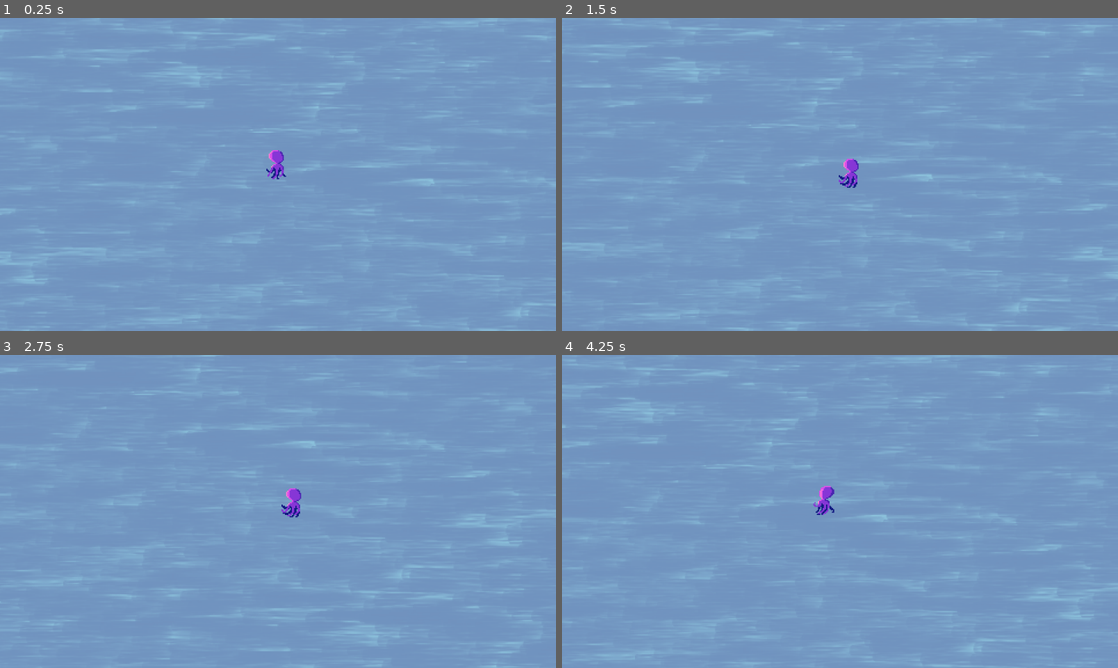
Above: before the commit, frames 1-4 (two rows, left to right).
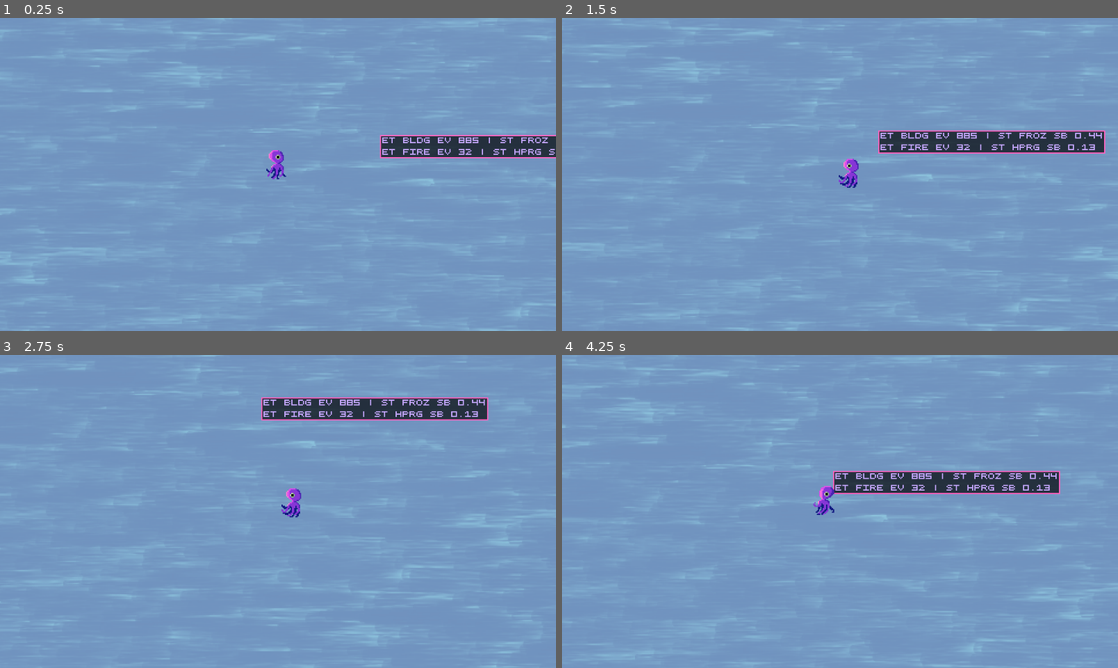
Above: after the commit, the same moments.

Repository: Igonorant/perfect-form
Game: Godot game, scene res://main.tscn
The game is run twice, just before and just after one commit, with the same random seed, the same clock (stepped at 60 frames per second) and the same inputs.
Inputs (mouse positions are in pixels of both pictures, inside the frame that each line leads up to):
- Up to frame 1 (0.25 s): no input
- Up to frame 2 (1.5 s): tap Enter at 0.5 s; move the mouse to (962, 158) at 0.52 s; press the mouse at (962, 158) at 0.53 s; hold D (p_right) 0.53-1.28 s; move the mouse to (728, 190) at 1.27 s; release the mouse at (728, 190) at 1.28 s; hold S (p_down) from 1.28 s (still down); right-click (728, 190) at 1.35 s
- Up to frame 3 (2.75 s): move the mouse to (333, 442) at 2.02 s; release S (p_down) at 2.03 s; hold D (p_right) from 2.03 s (still down); hold Shift (p_shift) from 2.03 s (still down)
- Up to frame 4 (4.25 s): move the mouse to (812, 574) at 2.77 s; release D (p_right) at 2.78 s; release Shift (p_shift) at 2.78 s; hold W (p_up) 2.78-3.53 s; tap Space (p_space) at 2.85 s; click (812, 574) at 2.92 s; move the mouse to (1006, 558) at 3.52 s; press the mouse at (1006, 558) at 3.53 s; hold A (p_left) from 3.53 s (still down)

The runs differ from the first frame. In frame 1, 2.4% of the frame differs, in the area x 49-100%, y 37-46%; in frame 2, 3.1%, in the area x 51-98%, y 35-48%; in frame 3, 3.0%; in frame 4, 3.1%.

Commit message:
Adding hit and hurt boxes to the game

Diff:
--- /dev/null
+++ b/components/hit_box.gd
@@ -0,0 +1,11 @@
+@icon("res://assets/icons/external/pixel-boy/node_2D/icon_area_damage.png")
+class_name HitBox
+extends Area2D
+
+@export var on_hit_effect: Effect
+
+func _to_string() -> String:
+    return on_hit_effect._to_string()
+
+func get_on_hit_effects() -> Array[EffectRes]:
+    return on_hit_effect.get_effects()
--- /dev/null
+++ b/components/hit_box.tscn
@@ -0,0 +1,7 @@
+[gd_scene load_steps=2 format=3 uid="uid://c4dbaej87486p"]
+
+[ext_resource type="Script" uid="uid://cvgakxyu00mqi" path="res://components/hit_box.gd" id="1_1vmjs"]
+
+[node name="HitBox" type="Area2D"]
+collision_mask = 0
+script = ExtResource("1_1vmjs")
--- /dev/null
+++ b/components/hurt_box.gd
@@ -0,0 +1,10 @@
+@icon("res://assets/icons/external/pixel-boy/node_2D/icon_hitbox.png")
+class_name HurtBox
+extends Area2D
+
+func _ready() -> void:
+    area_entered.connect(_on_area_entered)
+
+func _on_area_entered(hitbox: HitBox) -> void:
+    #print("Hitbox entered: ", hitbox)
+    print(hitbox.get_on_hit_effects())
--- /dev/null
+++ b/components/hurt_box.tscn
@@ -0,0 +1,7 @@
+[gd_scene load_steps=2 format=3 uid="uid://diiv260vlfxev"]
+
+[ext_resource type="Script" uid="uid://7otaowj52660" path="res://components/hurt_box.gd" id="1_1ga43"]
+
+[node name="HurtBox" type="Area2D"]
+collision_layer = 0
+script = ExtResource("1_1ga43")
--- /dev/null
+++ b/database/effect.gd
@@ -0,0 +1,15 @@
+class_name Effect
+extends Resource
+
+@export var effects: Array[EffectRes]
+
+func _to_string() -> String:
+    var result: String = ""
+    for i in range(effects.size()):
+        result += effects[i]._to_string()
+        if i < effects.size() - 1:
+            result += "\n"
+    return result
+
+func get_effects() -> Array[EffectRes]:
+    return effects
--- /dev/null
+++ b/database/effect_res.gd
@@ -0,0 +1,15 @@
+class_name EffectRes
+extends Resource
+
+@export var effect_type: Enums.EffectType = Enums.EffectType.EFFECT_TYPE_LAST
+@export_range(0.0, 2000.0, 1.0, "or_greater") var effect_value: float = 0.0
+@export var status_type: Enums.StatusType = Enums.StatusType.STATUS_TYPE_LAST
+@export_range(0.0, 1.0, 0.01, "or_greater") var status_buildup: float = 0.0
+
+func _to_string() -> String:
+    return "ET %s EV %d | ST %s SB %.2f" % [
+        Enums.effect_type_to_string(effect_type),
+        effect_value,
+        Enums.status_type_to_string(status_type),
+        status_buildup
+    ]
--- /dev/null
+++ b/database/enums.gd
@@ -0,0 +1,85 @@
+class_name Enums
+extends Resource
+
+# enum CollisionCategory {
+#     ENVIRONMENT,
+#     ALLY,
+#     ENEMY,
+#     ENVIRONMENT_EFFECT,
+#     ALLY_EFFECT,
+#     ENEMY_EFFECT
+# }
+# static func collision_category_to_string(collision_category: CollisionCategory) -> StringName:
+#     match collision_category:
+#         CollisionCategory.ENVIRONMENT: return "ENVIRONMENT"
+#         CollisionCategory.ALLY: return "ALLY"
+#         CollisionCategory.ENEMY: return "ENEMY"
+#         CollisionCategory.ENVIRONMENT_EFFECT: return "ENVIRONMENT_EFFECT"
+#         CollisionCategory.ALLY_EFFECT: return "ALLY_EFFECT"
+#         CollisionCategory.ENEMY_EFFECT: return "ENEMY_EFFECT"
+#     return ""
+# static func get_collision_layer(collision_category: CollisionCategory) -> int:
+#     match collision_category:
+#         CollisionCategory.ENVIRONMENT: return 0b000001
+#         CollisionCategory.ALLY: return 0b000010
+#         CollisionCategory.ENEMY: return 0b000100
+#         CollisionCategory.ENVIRONMENT_EFFECT: return 0b001000
+#         CollisionCategory.ALLY_EFFECT: return 0b010000
+#         CollisionCategory.ENEMY_EFFECT: return 0b100000
+#     return -1
+# static func get_collision_mask(collision_category: CollisionCategory) -> int:
+#     match collision_category:
+#         CollisionCategory.ENVIRONMENT: return 0b000111
+#         CollisionCategory.ALLY: return 0b000111
+#         CollisionCategory.ENEMY: return 0b000111
+#         CollisionCategory.ENVIRONMENT_EFFECT: return 0b000110
+#         CollisionCategory.ALLY_EFFECT: return 0b000101
+#         CollisionCategory.ENEMY_EFFECT: return 0b000011
+#     return -1
+
+enum EffectType {
+    BLUDGEONING,
+    PIERCING,
+    FIRE,
+    COLD,
+    LIGHTNING,
+    POISON,
+    HEAL,
+    SHIELD,
+    EFFECT_TYPE_LAST
+}
+static func effect_type_to_string(effect_type: EffectType) -> StringName:
+    match effect_type:
+        EffectType.BLUDGEONING: return "BLDG"
+        EffectType.PIERCING: return "PIRC"
+        EffectType.FIRE: return "FIRE"
+        EffectType.COLD: return "COLD"
+        EffectType.LIGHTNING: return "LIGN"
+        EffectType.POISON: return "POSN"
+        EffectType.HEAL: return "HEAL"
+        EffectType.SHIELD: return "SHLD"
+    return ""
+
+
+enum StatusType {
+    STUN,
+    BLEEDING,
+    BURN,
+    FROZEN,
+    SHOCK,
+    POISONED,
+    HP_REGENERATION,
+    SHIELD_REGENERATION,
+    STATUS_TYPE_LAST
+}
+static func status_type_to_string(status_type: StatusType) -> StringName:
+    match status_type:
+        StatusType.STUN: return "STUN"
+        StatusType.BLEEDING: return "BLED"
+        StatusType.BURN: return "BURN"
+        StatusType.FROZEN: return "FROZ"
+        StatusType.SHOCK: return "SHCK"
+        StatusType.POISONED: return "POSN"
+        StatusType.HP_REGENERATION: return "HPRG"
+        StatusType.SHIELD_REGENERATION: return "SHRG"
+    return ""
--- a/main.tscn
+++ b/main.tscn
@@ -1,8 +1,12 @@
-[gd_scene load_steps=9 format=3 uid="uid://8n26rybr8n1l"]
+[gd_scene load_steps=17 format=3 uid="uid://8n26rybr8n1l"]
 
 [ext_resource type="Texture2D" uid="uid://da84xdwe4qrwk" path="res://assets/background.png" id="1_h2yge"]
 [ext_resource type="PackedScene" uid="uid://ysqf1q1kqnag" path="res://player/player.tscn" id="1_ig7tw"]
 [ext_resource type="Script" uid="uid://cib84g5od1p6b" path="res://database/status_res.gd" id="2_0xm2m"]
+[ext_resource type="PackedScene" uid="uid://c4dbaej87486p" path="res://components/hit_box.tscn" id="4_1bvp3"]
+[ext_resource type="Script" uid="uid://wm5kqhpb7i31" path="res://database/effect_res.gd" id="5_7mycd"]
+[ext_resource type="Script" uid="uid://cthg6ngwrg6k5" path="res://database/effect.gd" id="6_272bh"]
+[ext_resource type="PackedScene" uid="uid://bm3g1jlnpt2u6" path="res://components/debug_panel.tscn" id="7_272bh"]
 
 [sub_resource type="WorldBoundaryShape2D" id="WorldBoundaryShape2D_h2yge"]
 normal = Vector2(0, 1)
@@ -40,6 +44,29 @@
 deceleration_time = 0.4
 metadata/_custom_type_script = "uid://cib84g5od1p6b"
 
+[sub_resource type="Resource" id="Resource_5vw27"]
+script = ExtResource("5_7mycd")
+effect_type = 0
+effect_value = 885.0
+status_type = 3
+status_buildup = 0.44
+metadata/_custom_type_script = "uid://wm5kqhpb7i31"
+
+[sub_resource type="Resource" id="Resource_272bh"]
+script = ExtResource("5_7mycd")
+effect_type = 2
+effect_value = 32.0
+status_type = 6
+status_buildup = 0.13
+metadata/_custom_type_script = "uid://wm5kqhpb7i31"
+
+[sub_resource type="Resource" id="Resource_kek77"]
+script = ExtResource("6_272bh")
+effects = Array[ExtResource("5_7mycd")]([SubResource("Resource_5vw27"), SubResource("Resource_272bh")])
+metadata/_custom_type_script = "uid://cthg6ngwrg6k5"
+
+[sub_resource type="CircleShape2D" id="CircleShape2D_1bvp3"]
+
 [node name="Main" type="Node2D"]
 y_sort_enabled = true
 
@@ -74,3 +101,17 @@
 [node name="Camera2D" type="Camera2D" parent="Arena/Player"]
 zoom = Vector2(2, 2)
 position_smoothing_enabled = true
+
+[node name="HitBox" parent="." instance=ExtResource("4_1bvp3")]
+position = Vector2(76, -43)
+on_hit_effect = SubResource("Resource_kek77")
+
+[node name="DebugPanel" parent="HitBox" instance=ExtResource("7_272bh")]
+offset_left = 12.0
+offset_top = 9.0
+offset_right = 58.0
+offset_bottom = 24.0
+
+[node name="CollisionShape2D" type="CollisionShape2D" parent="HitBox"]
+shape = SubResource("CircleShape2D_1bvp3")
+debug_color = Color(1, 0.6, 0.701961, 0.419608)
--- a/player/player.tscn
+++ b/player/player.tscn
@@ -1,10 +1,11 @@
-[gd_scene load_steps=13 format=3 uid="uid://ysqf1q1kqnag"]
+[gd_scene load_steps=15 format=3 uid="uid://ysqf1q1kqnag"]
 
 [ext_resource type="Script" uid="uid://rqebbcr7808k" path="res://player/player.gd" id="1_4flbx"]
 [ext_resource type="Texture2D" uid="uid://dvr3avphcd3ht" path="res://assets/player_sprite_sheet.png" id="2_hqtel"]
 [ext_resource type="Script" uid="uid://bu2ocplv3upk4" path="res://player/player_brain.gd" id="3_hqtel"]
 [ext_resource type="PackedScene" uid="uid://bcoxemkbkkffv" path="res://player/player_eye.tscn" id="3_qjkh3"]
 [ext_resource type="Script" uid="uid://b3f5cyhnvhumi" path="res://components/move.gd" id="4_sweqy"]
+[ext_resource type="PackedScene" uid="uid://diiv260vlfxev" path="res://components/hurt_box.tscn" id="6_g6k8r"]
 
 [sub_resource type="Animation" id="Animation_sweqy"]
 length = 0.001
@@ -101,6 +102,10 @@
 [sub_resource type="CircleShape2D" id="CircleShape2D_qjkh3"]
 radius = 7.07107
 
+[sub_resource type="CapsuleShape2D" id="CapsuleShape2D_boad6"]
+radius = 6.0
+height = 26.0
+
 [node name="Player" type="CharacterBody2D"]
 motion_mode = 1
 script = ExtResource("1_4flbx")
@@ -119,6 +124,7 @@
 
 [node name="PlayerEye" parent="." instance=ExtResource("3_qjkh3")]
 unique_name_in_owner = true
+z_index = 1
 position = Vector2(0, -15)
 
 [node name="CollisionBox" type="CollisionShape2D" parent="."]
@@ -135,3 +141,9 @@
 unique_name_in_owner = true
 script = ExtResource("4_sweqy")
 metadata/_custom_type_script = "uid://b3f5cyhnvhumi"
+
+[node name="HurtBox" parent="." instance=ExtResource("6_g6k8r")]
+
+[node name="CollisionShape2D" type="CollisionShape2D" parent="HurtBox"]
+position = Vector2(0, -8)
+shape = SubResource("CapsuleShape2D_boad6")
Not shown, added: components/hit_box.gd.uid
Not shown, added: components/hurt_box.gd.uid
Not shown, added: database/effect.gd.uid
Not shown, added: database/effect_res.gd.uid
Not shown, added: database/enums.gd.uid
